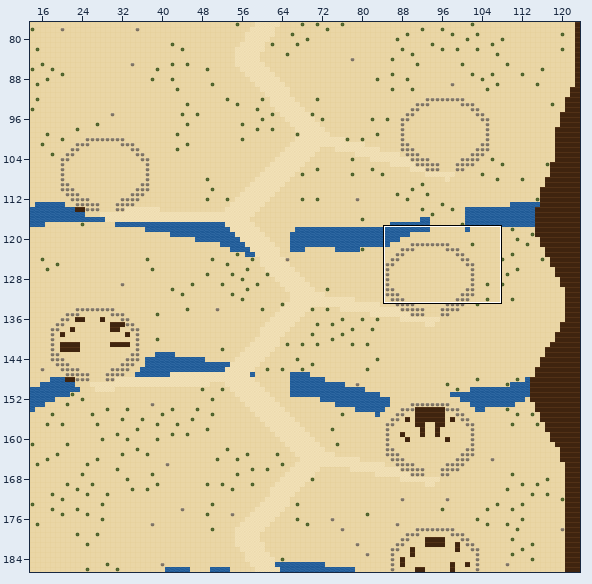
Two versions of a level (Tiled map (JSON), maps/abyss.tmj). The first picture is a wide view before the edit; the outline marks the close-up.
Close-up. Old version:
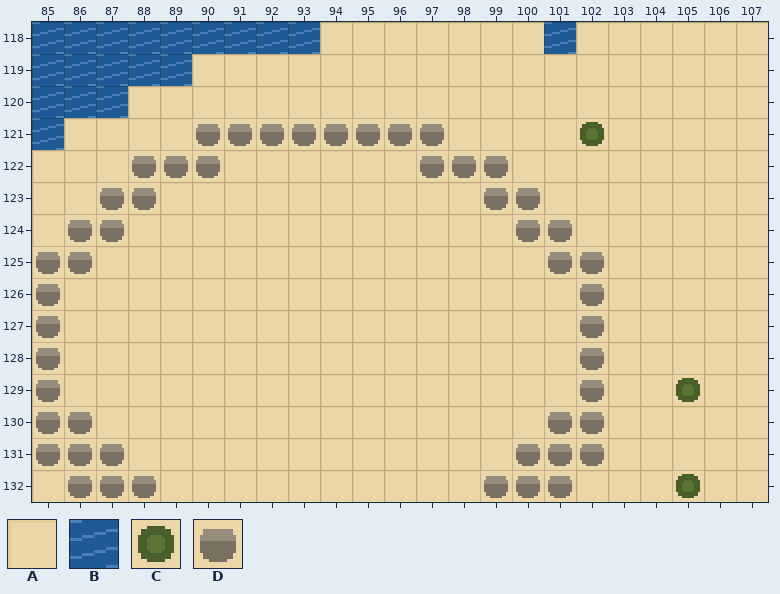
Cells are 16x16 px. Shown: x 85..107, y 118..132.
Key: from "draft": A 0, B 2, C 3, D 4.
_ is an empty cell.
Layer "ground" before, first column x 85:
118 BBBBBBBBBAAAAAAABAAAAAA
119 BBBBBAAAAAAAAAAAAAAAAAA
120 BBBAAAAAAAAAAAAAAAAAAAA
121 BAAAADDDDDDDDAAAACAAAAA
122 AAADDDAAAAAADDDAAAAAAAA
123 AADDAAAAAAAAAADDAAAAAAA
124 ADDAAAAAAAAAAAADDAAAAAA
125 DDAAAAAAAAAAAAAADDAAAAA
126 DAAAAAAAAAAAAAAAADAAAAA
127 DAAAAAAAAAAAAAAAADAAAAA
128 DAAAAAAAAAAAAAAAADAAAAA
129 DAAAAAAAAAAAAAAAADAACAA
130 DDAAAAAAAAAAAAAADDAAAAA
131 DDDAAAAAAAAAAAADDDAAAAA
132 ADDDAAAAAAAAAADDDAAACAA
The result:
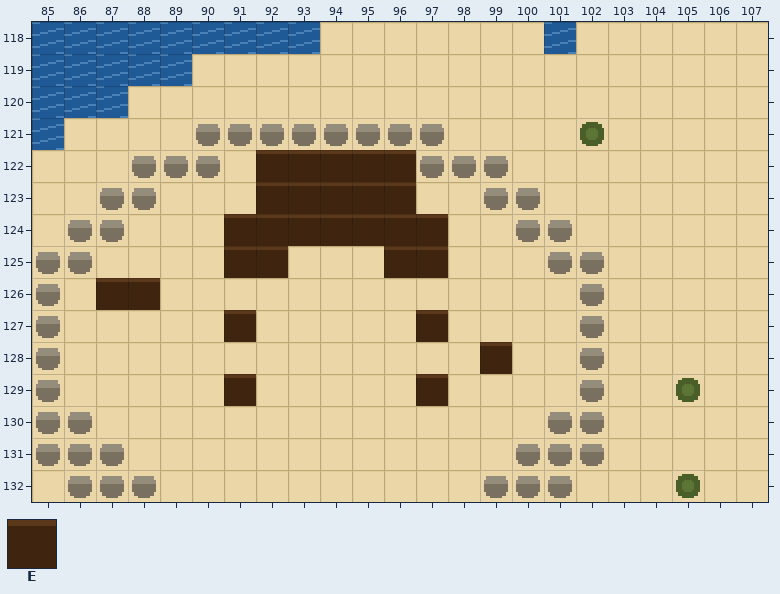
Further tiles: from "draft": E 1.
What changed:
Changed rows in their new state; . is an unchanged cell.
Layer "ground":
first column x 87:
122 .....EEEEE...
123 .....EEEEE...
124 ....EEEEEEE..
125 ....EE...EE..
126 EE...........
127 ....E.....E..
128 ............E
129 ....E.....E..
Boxes around the changes in both close-ups, in picture pixels (x1, y1, x2, y2):
changed: (224, 150, 448, 278)
changed: (96, 278, 160, 310)
changed: (224, 310, 256, 342)
changed: (416, 310, 448, 342)
changed: (480, 342, 512, 374)
changed: (224, 374, 256, 406)
changed: (416, 374, 448, 406)
